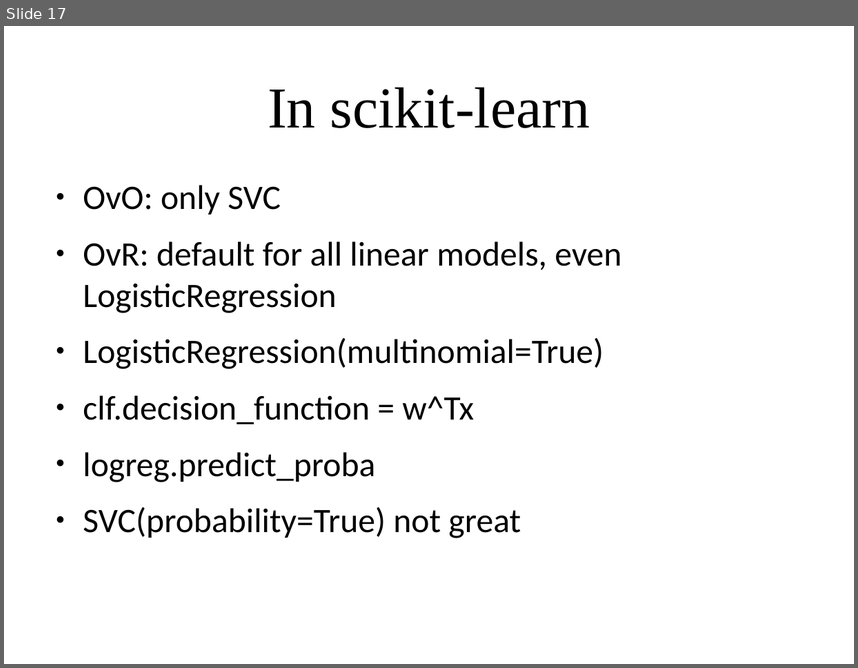
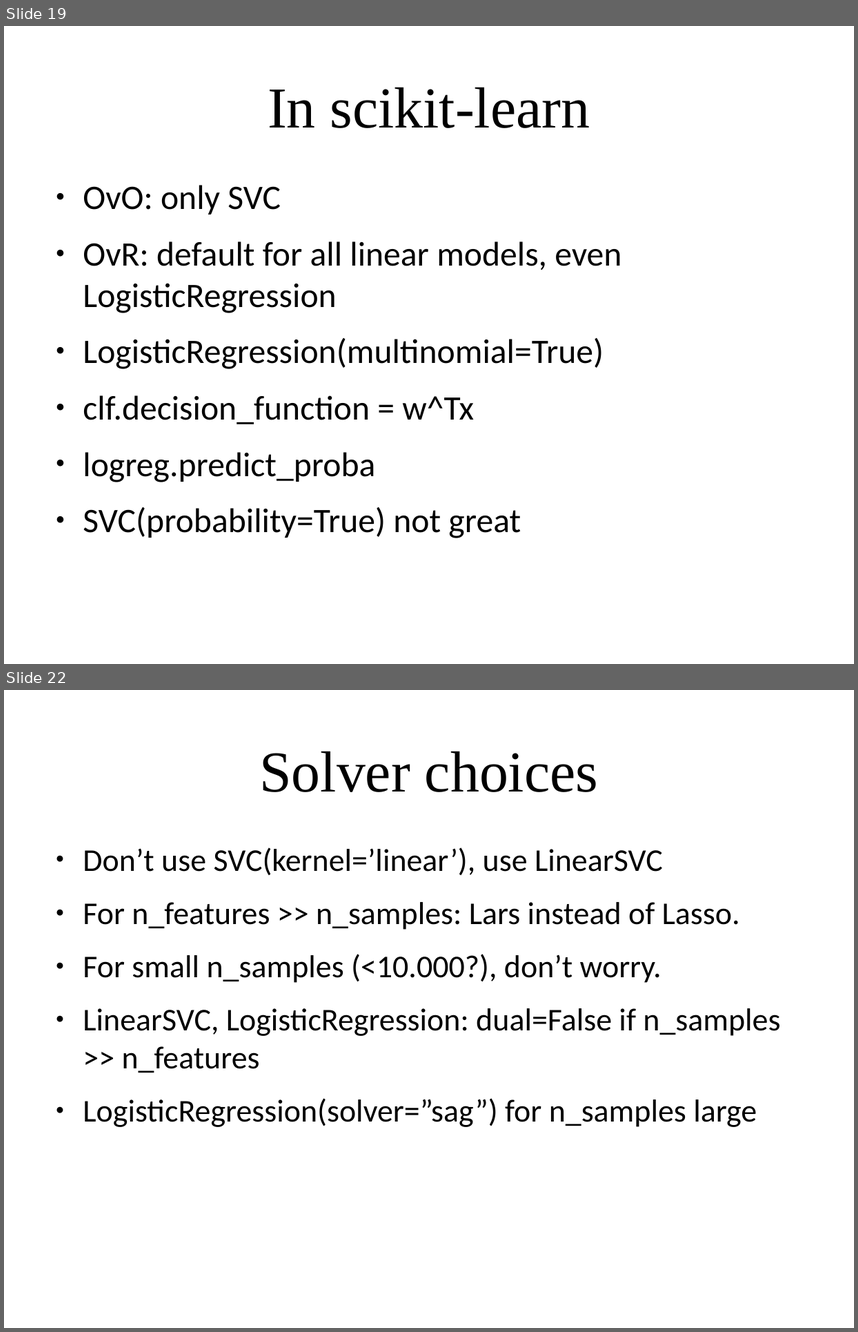
Before and after one commit to amueller/applied_ml_spring_2017, a slide deck: slides/aml-06-020617.odp. Shown one above the other, each under a label of ours: slide 17 before the commit, slides 19 and 22 after it; the slides between them are not shown. The pictures are 858x668 and 858x1332 pixels, drawn with LibreOffice and Linux fonts; fonts in the diff are those of the drawing. Boxes give left, top, right and bottom in pixels: in the first picture for what was removed or moved away, otherwise in the second. Text is boxed around its words. In the diff, an @@ line names an element or a change of style, - is before the commit and + after.

Commit message:
fix lars path in 05, work on 06

```diff
--- a/slides/aml-06-020617.odp
+++ b/slides/aml-06-020617.odp
@@ slide 22 added at box(4, 690, 854, 1328), background #FFFFFF @@
@@ title added at box(259, 751, 598, 792), 54 pt, text #000000 @@
+Solver choices
@@ text added at box(83, 847, 780, 1127), 29.6 pt, text #000000 @@
+● Don’t use SVC(kernel=’linear’), use LinearSVC
+● For n_features >> n_samples: Lars instead of Lasso.
+● For small n_samples (<10.000?), don’t worry.
+● LinearSVC, LogisticRegression: dual=False if n_samples >> n_features
+● LogisticRegression(solver=”sag”) for n_samples large
@@ what was slide 17 is now slide 19 @@
```
Also in this commit, not shown: 4 slides changed, 3 other slides added, 1 slide removed, 4 other files.
